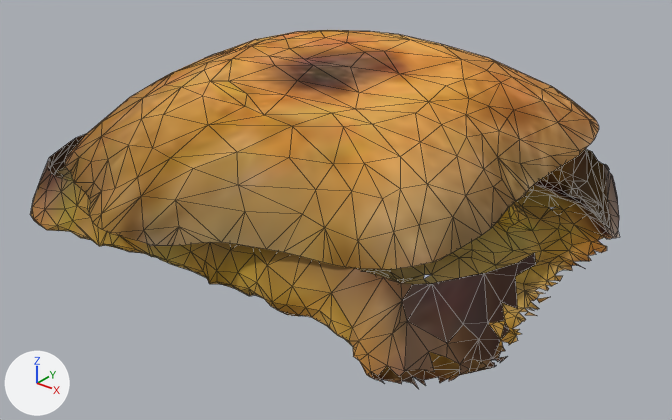
An edit to the glTF model 02_assets/models-web/bun-top.glb, drawn before and after from the same camera.
Before and after are seen from a 50 mm camera at (8.74, -10.83, 7.08) aimed at (0.31, -0.3, 0.55). Every picture has the same lights, and +X, +Y and +Z are marked at lower left. The picture after the commit comes second. Mesh edges are drawn as thin lines. Vertices at exactly the same position are counted once.

The scene before the commit, as lines of its bpy script (objects in view):
```python
mat_main_004 = principled_material('main.004')
mat_main_004.texture = img_texture
mat_main_004.roughness = 1.0
mat_main_006 = principled_material('main.006')
mat_main_006.texture = img_texture_jpg
mat_main_006.roughness = 1.0
me_bun_top = bpy.data.meshes.new('bun-top')
me_bun_top.from_pydata(...)  # 1839 vertices, 3000 faces; spans x -4.43..4.43, y -4.3..4.3, z 0.0..2.89
# faces by material slot: [451, 2549]
me_bun_top.materials.append(mat_main_004)  # picture img_texture
me_bun_top.materials.append(mat_main_006)  # picture img_texture_jpg
ob_bun_top = bpy.data.objects.new('bun-top', me_bun_top)
ob_bun_top.location = (0.0, 0.0, 0.0)
```
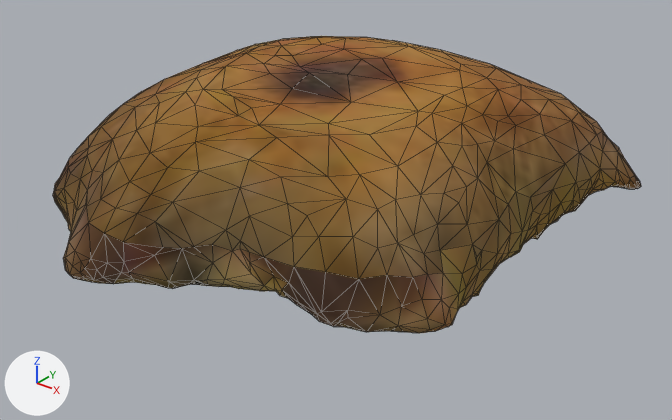
Changed parts and their boxes (x1, y1, x2, y2) in the pictures (672 x 420 px):
'bun-top', recoloured, reshaped (17% shorter): before (30, 30, 620, 388); after (53, 36, 641, 333)
part 1 of me_bun_top, rebuilt: before (30, 134, 620, 388); after (53, 36, 641, 333)
part 2 of me_bun_top, deleted (orange): before (65, 30, 599, 269)

Edits to the bpy script that builds the scene:
```text
Change mat_main_004:
    add n3 = _N.new('ShaderNodeMix'); n3.name = 'Mix'
    add n3.data_type = 'RGBA'
    add n3.blend_type = 'MULTIPLY'
    add n3.inputs[0].default_value = 1.0  # 'Factor'
    add n4 = _N.new('ShaderNodeVertexColor'); n4.name = 'Color Attribute'
    where n2 = _N.new('ShaderNodeTexImage'); n2.name = 'Image Texture'
    where n0 = _N.new('ShaderNodeBsdfPrincipled'); n0.name = 'Principled BSDF'
    remove _L.new(n2.outputs[0], n0.inputs[0])  # 'Color' to 'Base Color'
    add _L.new(n3.outputs[2], n0.inputs[0])  # 'Result' to 'Base Color'
    add _L.new(n4.outputs[0], n3.inputs[7])  # 'Color' to 'B'
    add _L.new(n2.outputs[0], n3.inputs[6])  # 'Color' to 'A'
Change mat_main_006:
    add n3 = _N.new('ShaderNodeMix'); n3.name = 'Mix'
    add n3.data_type = 'RGBA'
    add n3.blend_type = 'MULTIPLY'
    add n3.inputs[0].default_value = 1.0  # 'Factor'
    add n4 = _N.new('ShaderNodeVertexColor'); n4.name = 'Color Attribute'
    where n2 = _N.new('ShaderNodeTexImage'); n2.name = 'Image Texture'
    where n0 = _N.new('ShaderNodeBsdfPrincipled'); n0.name = 'Principled BSDF'
    remove _L.new(n2.outputs[0], n0.inputs[0])  # 'Color' to 'Base Color'
    add _L.new(n3.outputs[2], n0.inputs[0])  # 'Result' to 'Base Color'
    add _L.new(n4.outputs[0], n3.inputs[7])  # 'Color' to 'B'
    add _L.new(n2.outputs[0], n3.inputs[6])  # 'Color' to 'A'
Add mat_bans_ue_01_seam:
    mat_bans_ue_01_seam = bpy.data.materials.new('bans-ue-01-seam')
    mat_bans_ue_01_seam.use_nodes = True; mat_bans_ue_01_seam.node_tree.nodes.clear()
    _N = mat_bans_ue_01_seam.node_tree.nodes; _L = mat_bans_ue_01_seam.node_tree.links
    n0 = _N.new('ShaderNodeBsdfPrincipled'); n0.name = 'Principled BSDF'
    n0.inputs[2].default_value = 0.8  # 'Roughness'
    n1 = _N.new('ShaderNodeOutputMaterial'); n1.name = 'Material Output'
    n2 = _N.new('ShaderNodeVertexColor'); n2.name = 'Color Attribute'
    _L.new(n0.outputs[0], n1.inputs[0])  # 'BSDF' to 'Surface'
    _L.new(n2.outputs[0], n0.inputs[0])  # 'Color' to 'Base Color'
Change me_bun_top:
    used by ob_bun_top; location = (0.0, 0.0, 0.0)
    remove me_bun_top.from_pydata(...)  # 1839 vertices, 3000 faces; spans x -4.43..4.43, y -4.3..4.3, z 0.0..2.89
    add me_bun_top.from_pydata(...)  # 1500 vertices, 3000 faces; spans x -3.87..3.86, y -4.69..4.69, z 0.0..2.89
    me_bun_top part 1: the loose piece of 1559 vertices spanning x -4.43..4.43, y -4.02..3.91, z 0.0..1.57 is rebuilt with 1500 vertices and now spans x -3.87..3.86, y -4.69..4.69, z 0.0..2.89
    me_bun_top part 2: the loose piece of 277 vertices spanning x -3.82..3.55, y -4.3..4.3, z 1.57..2.89 is deleted
    other edits to the shape of me_bun_top do not show in these pictures
    add me_bun_top.materials.append(mat_bans_ue_01_seam)
```
